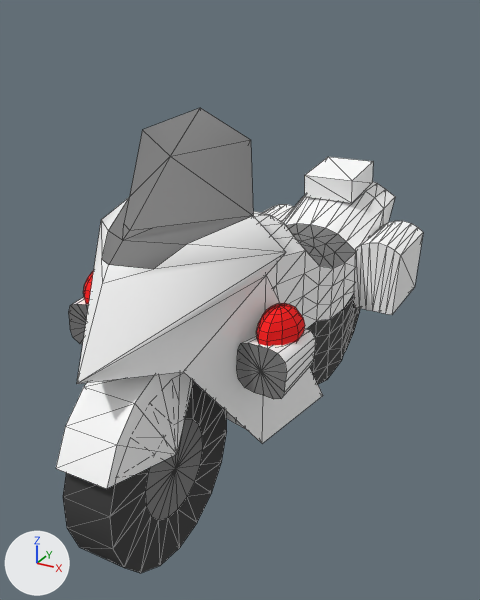
An edit to the OBJ model data/MODEL/sirobai.obj, drawn before and after from the same camera.
One viewpoint serves both versions: a camera (50 mm lens) standing at (1.99, -3.41, 2.75) and looking at (-0.06, 0.32, 0.88). Lighting does not change. The marker at lower left points along +X, +Y and +Z. Mesh edges are drawn as thin lines. Where no turn or scale is listed for an object, it has been applied to the vertices. Vertices at the same position are counted once.

Names of what the first picture shows: 'sirobai'.
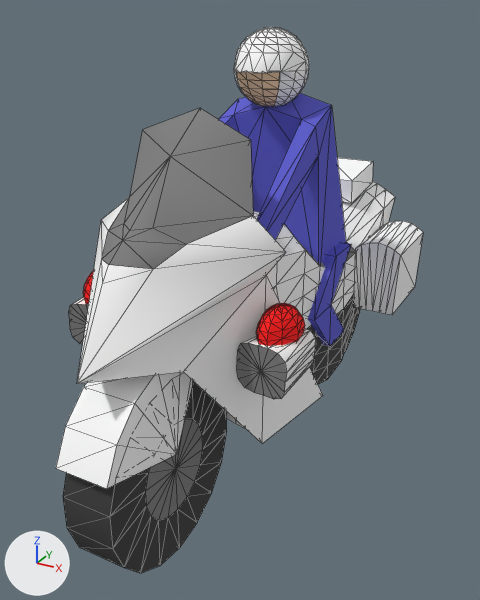
Changed parts and their boxes [x1, y1, x2, y2] in the pictures (480 x 600 px):
```json
{"object": "sirobai", "change": "reshaped", "before": [56, 108, 423, 573], "after": [56, 27, 423, 573], "on screen": "17% taller"}
{"part": 1, "of": "me_sirobai", "change": "added", "after": [234, 27, 309, 107]}
{"part": 2, "of": "me_sirobai", "change": "added", "after": [219, 93, 346, 263], "on screen": "blue"}
{"part": 3, "of": "me_sirobai", "change": "added", "after": [308, 242, 351, 346], "on screen": "blue"}
```

Edits to the scene script, one JSON object a line:
```json
{"op": "add", "block": "mat_lambert2sg", "code": ["mat_lambert2sg = principled_material('lambert2SG')", "mat_lambert2sg.base_color = (0.11, 0.11, 0.64)  # blue #5d5dd1", "mat_lambert2sg.roughness = 1.0"]}
{"op": "add", "block": "mat_lambert3sg", "code": ["mat_lambert3sg = principled_material('lambert3SG')", "mat_lambert3sg.base_color = (1.0, 0.71, 0.46)  # beige #ffdbb5", "mat_lambert3sg.roughness = 1.0"]}
{"block": "me_sirobai", "where": "# used by ob_sirobai; location = (0.0, 0.0, 0.0)"}
{"op": "remove", "block": "me_sirobai", "code": "me_sirobai.from_pydata(...)  # 883 vertices, 1502 faces; spans x -0.76..0.76, y -1.44..2.43, z -0.28..2.25"}
{"op": "add", "block": "me_sirobai", "code": "me_sirobai.from_pydata(...)  # 1125 vertices, 2174 faces; spans x -0.76..0.76, y -1.44..2.43, z -0.28..2.64"}
{"block": "me_sirobai", "change": "me_sirobai part 1: a new loose piece of 194 vertices spanning x -0.24..0.24, y 0.3..0.86, z 2.15..2.64"}
{"block": "me_sirobai", "change": "me_sirobai part 2: a new loose piece of 24 vertices spanning x -0.45..0.46, y -0.34..1.29, z 0.8..2.27, in mat_lambert2sg (blue #5d5dd1)"}
{"block": "me_sirobai", "change": "me_sirobai part 3: 12 vertices added at x 0.29..0.44, y 0.48..1.14, z 0.42..1.13"}
{"op": "add", "block": "me_sirobai", "code": "me_sirobai.materials.append(mat_lambert2sg)  # blue #5d5dd1"}
{"op": "add", "block": "me_sirobai", "code": "me_sirobai.materials.append(mat_lambert3sg)  # beige #ffdbb5"}
```
